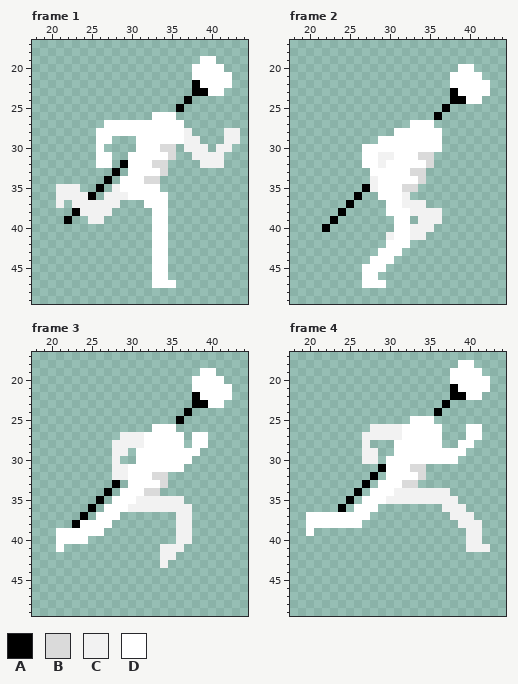
Pixel-art file, stored at Assets/Art/Characters/Player/Run/Player_Run_Right.aseprite. Above, as it was before the edit.
64x64 pixels, 8 frames. Shown: frame 1: x 18..44, y 17..49; frame 2: x 18..44, y 17..49; frame 3: x 18..44, y 17..49; frame 4: x 18..44, y 17..49. The commit also changed other frames, which this record leaves out.
Palette (. is transparent): A #000000  B #dadada  C #f2f2f2  D #ffffff
The result:
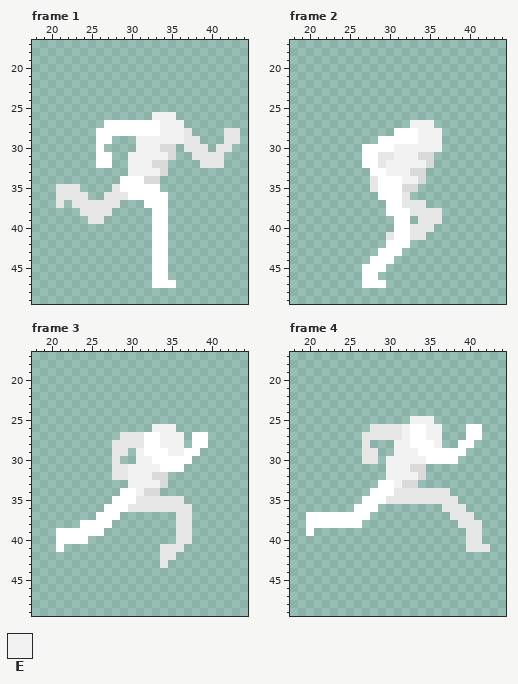
Colours new in this view: E #f2f2f2
From old to new:
layer "Weapons/Staff" now hidden
@@ palette @@
-C #f2f2f2
+C #e6e6e6
--- frame 1
@@ x 18..44 @@
 18 ...........................
-19 .....................DD....
-20 ....................DDDD...
-21 ....................DDDDD..
-22 ....................ADDDD..
-23 ....................AADD...
-24 ...................A.......
-25 ..................A........
-26 ...............DDD.........
-27 .........DDDDDDDDDD........
-28 ........DDDDDDDDDDDC....CC.
-29 ........DD...DDDDDDCC...CC.
-30 ........D....DDDBB.CCC.CC..
-31 ........DD..DDDDDB..CCCC...
-32 ........DD.ADDDBB....CCC...
-33 ..........A.DDDDB..........
-34 .........A.DDDBB...........
-35 ...CCC..A.CDDDDD...........
-36 ...CCCCA.CCCDDDDD..........
+19 ...........................
+20 ...........................
+21 ...........................
+22 ...........................
+23 ...........................
+24 ...........................
+25 ...........................
+26 ...............EEE.........
+27 .........DDDDDDDEEE........
+28 ........DDDDDDDDEEEC....CC.
+29 ........DD...EEEEEECC...CC.
+30 ........D....EEEBB.CCC.CC..
+31 ........DD..EEEEEB..CCCC...
+32 ........DD..EEEBB....CCC...
+33 ............EEEEB..........
+34 ...........DDDBB...........
+35 ...CCC....CDDDDD...........
+36 ...CCCC..CCCDDDDD..........
 37 ...C.CCCCCC...DDD..........
-38 .....ACCCC.....DD..........
-39 ....A..CC......DD..........
+38 ......CCCC.....DD..........
+39 .......CC......DD..........
 40 ...............DD..........
--- frame 2
@@ x 18..44 @@
 19 ...........................
-20 .....................DD....
-21 ....................DDDD...
-22 ....................DDDDD..
-23 ....................ADDDD..
-24 ....................AADD...
-25 ...................A.......
-26 ..................A........
-27 ...............DDD.........
-28 .............DDDDDD........
-29 ...........DDDDDDDD........
-30 .........DDDDDDDDDD........
-31 .........DDCCDDDBB.........
-32 .........DDCDDDDDB.........
-33 ..........DDDDDBB..........
-34 ..........CDDDDDB..........
-35 .........ACDDDBB...........
-36 ........A..DDDC............
-37 .......A....DDCCC..........
-38 ......A.....DDDCCCC........
-39 .....A.......DD.CCC........
-40 ....A........DDCCC.........
+20 ...........................
+21 ...........................
+22 ...........................
+23 ...........................
+24 ...........................
+25 ...........................
+26 ...........................
+27 ...............EEE.........
+28 .............DDDEEE........
+29 ...........DDDDDEEE........
+30 .........DDDDEEEEEE........
+31 .........DDCCEEEBB.........
+32 .........DDCEEEEEB.........
+33 ..........DDEEEBB..........
+34 ..........CDDDEEB..........
+35 ..........CDDDBB...........
+36 ...........DDDC............
+37 ............DDCCC..........
+38 ............DDDCCCC........
+39 .............DD.CCC........
+40 .............DDCCC.........
 41 ............CDDCC..........
--- frame 3
@@ x 18..44 @@
 18 ...........................
-19 .....................DD....
-20 ....................DDDD...
-21 ....................DDDDD..
-22 ....................ADDDD..
-23 ....................AADD...
-24 ...................A.......
-25 ..................A........
-26 ...............DDD.........
-27 ...........CCCDDDDD.DD.....
-28 ..........CCCCDDDDD.DD.....
-29 ..........CC.DDDDDDDD......
-30 ..........C..DDDDDDD.......
-31 ..........CCDDDDDDD........
-32 ..........CCDDDBB..........
-33 ..........A.DDDDB..........
-34 .........A.DDDBB...........
-35 ........A.DDDCCCCCC........
-36 .......A.DDDCCCCCCCC.......
-37 ......A.DDD.......CC.......
-38 .....ADDDD........CC.......
+19 ...........................
+20 ...........................
+21 ...........................
+22 ...........................
+23 ...........................
+24 ...........................
+25 ...........................
+26 ...............EEE.........
+27 ...........CCCDDEEE.DD.....
+28 ..........CCCCDDEEE.DD.....
+29 ..........CC.EDDDEEDD......
+30 ..........C..EEDDDDD.......
+31 ..........CCEEEEDDD........
+32 ..........CCEEEBB..........
+33 ............EEEEB..........
+34 ...........DDEBB...........
+35 ..........DDDCCCCCC........
+36 .........DDDCCCCCCCC.......
+37 ........DDD.......CC.......
+38 ......DDDD........CC.......
 39 ...DDDDDD.........CC.......
--- frame 4
@@ x 18..44 @@
 17 ...........................
-18 .....................DD....
-19 ....................DDDD...
-20 ....................DDDDD..
-21 ....................ADDDD..
-22 ....................AADD...
-23 ...................A.......
-24 ..................A........
-25 ...............DDD.........
-26 ..........CCCCDDDDD...DD...
-27 .........CCCCCDDDDD...DD...
-28 .........C...DDDDDD..DD....
-29 .........CC..DDDDDDDDD.....
-30 .........CC.DDDDDDDDD......
-31 ...........ADDDBB..........
-32 ..........A.DDDDB..........
-33 .........A.DDDBB...........
-34 ........A.DDDCCCCCCC.......
-35 .......A.DDDCCCCCCCCC......
-36 ......A.DDD........CCC.....
+18 ...........................
+19 ...........................
+20 ...........................
+21 ...........................
+22 ...........................
+23 ...........................
+24 ...........................
+25 ...............EEE.........
+26 ..........CCCCEDDEE...DD...
+27 .........CCCCCEDDEE...DD...
+28 .........C...EEDDDE..DD....
+29 .........CC..EEEDDDDDD.....
+30 .........CC.EEEEEDDDD......
+31 ............EEEBB..........
+32 ............EEEEB..........
+33 ...........DDEBB...........
+34 ..........DDDCCCCCCC.......
+35 .........DDDCCCCCCCCC......
+36 ........DDD........CCC.....
 37 ..DDDDDDDD..........CCC....
